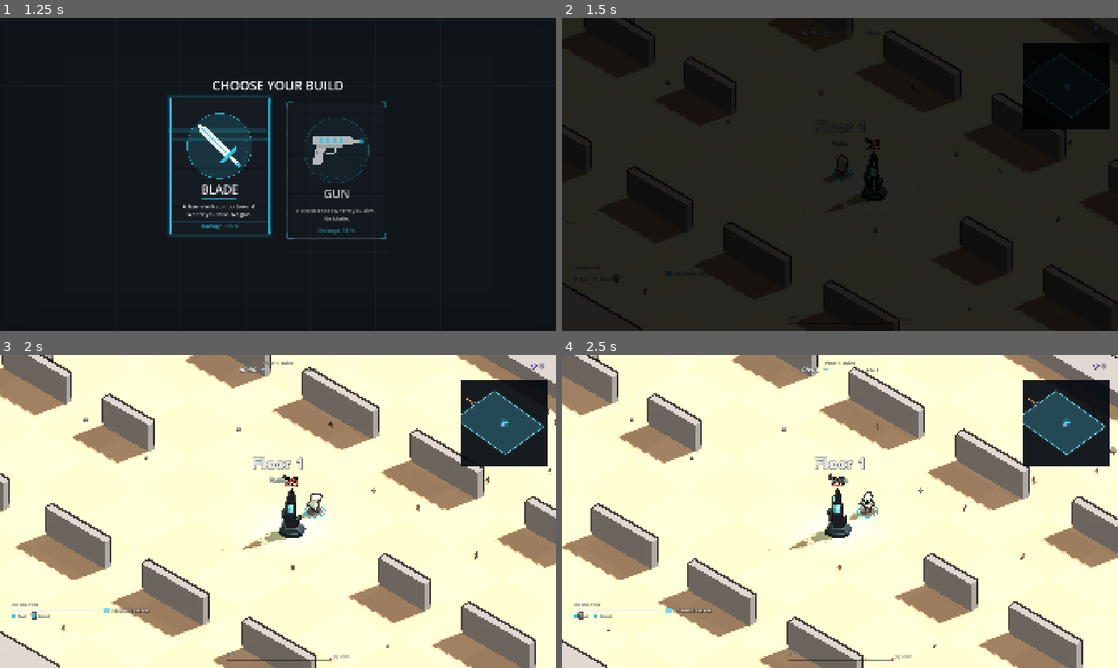
Above: before the commit, frames 1-4 (two rows, left to right).
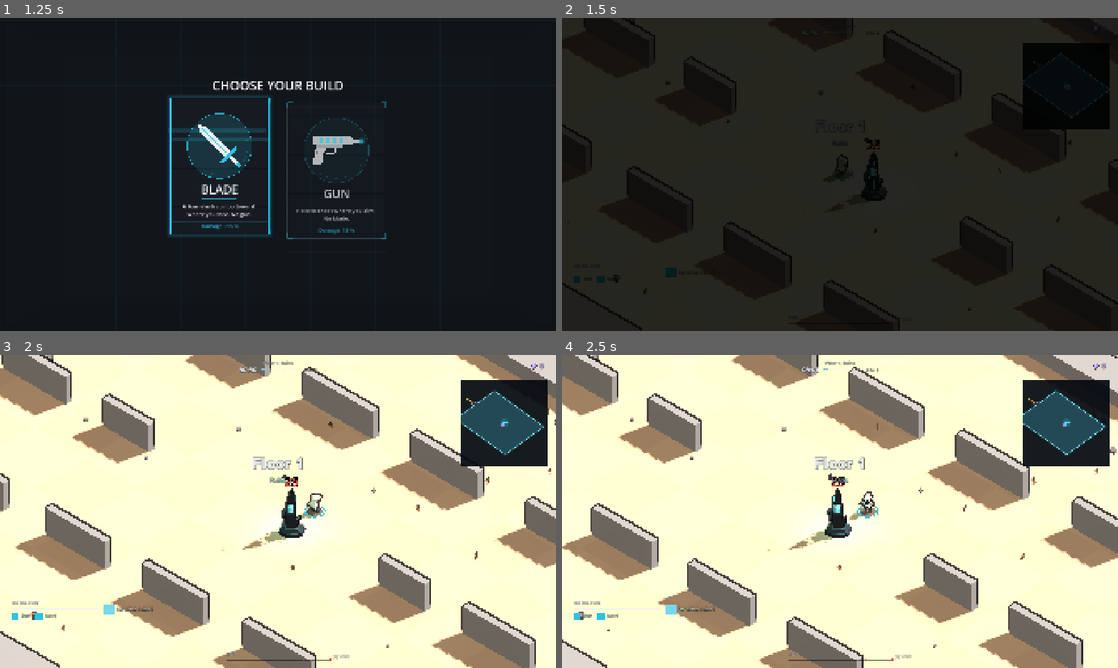
Above: after the commit, the same moments.

Repository: riusprime/zero-depth
Game: Godot game, scene res://src/app/main.tscn
Same seed, same stepped clock (60 frames per second), same inputs: the game is played once before the commit and once after it.
Inputs (mouse positions are in pixels of both pictures, inside the frame that each line leads up to):
- Up to frame 1 (1.25 s): click "PLAY" at 0.5 s
- Up to frame 2 (1.5 s): tap Enter (ui_accept) at 1.25 s; move the mouse to (962, 158) at 1.27 s; hold D (move_right) from 1.28 s (still down); tap Space (dash) at 1.35 s; click (962, 158) at 1.42 s
- Up to frame 3 (2 s): keep holding D (move_right); tap Enter (ui_accept) at 1.52, 1.82 s
- Up to frame 4 (2.5 s): release D (move_right) at 2 s; drag from (728, 527) to (812, 574) at 2.02 s

Frame 1 is identical in both runs. In frame 2, 0.1% of the frame differs, in the area x 2-21%, y 79-85%; in frame 3, 0.5%, in the area x 2-53%, y 41-85%; in frame 4, 0.5%.

Commit message:
v0.3.5 Step UI: owner's HUD and card picks (BARE, FACET), bigger cooldown icons
Owner: "HUD middle but spell cooldowns have to be a bit bigger and card middle as well".
Also widens the new-kinds readable-cause sample to four seeds after the merge (bar unchanged).

Co-Authored-By: Claude Opus 5.5 <noreply@anthropic.com>
Claude-Session: https://claude.ai/code/session_01Ybi1y9EcEtDzJ8CFycqiNq

Diff:
--- a/src/presentation/hud/card_style.gd
+++ b/src/presentation/hud/card_style.gd
@@ -7,14 +7,14 @@
 ## what it means: the item's name, and the rarity as a small faceted mark (CardMark).
 ##
 ## Three looks were shown to the owner as G2 mockups (docs/roadmap/v0.3.5/evidence/card_mockups.png):
-##   FLAT  - square corners, a 1 px outline (the shipped default);
-##   FACET - the same with two opposite corners cut, like the game's chamfered low-poly shapes;
+##   FLAT  - square corners, a 1 px outline;
+##   FACET - the same with two opposite corners cut, like the game's chamfered low-poly shapes (shipped: owner pick, 2026-10-07);
 ##   RULE  - square, no outline; a thin rule along the top edge, in the card's colour.
 ## Swapping is one line: DEFAULT below (or set `CardStyle.current` before the cards are built).
 
 enum Look { FLAT, FACET, RULE }
 
-const DEFAULT := Look.FLAT
+const DEFAULT := Look.FACET
 const BG := Color(0.035, 0.04, 0.05, 0.9)
 const BG_FOCUS := Color(0.075, 0.085, 0.1, 0.95)
 const EDGE := Color(0.8, 0.84, 0.88, 0.3)
--- a/src/presentation/hud/hud.gd
+++ b/src/presentation/hud/hud.gd
@@ -8,7 +8,7 @@
 
 const BAR := Vector2(300, 8)
 ## The dash / utility readiness squares (px).
-const PIP := 12.0
+const PIP := 24.0
 ## The top plate's width (px).
 const TOP_W := 540.0
 ## Floor (PLAN v0.2.0 F, K): a row of icons for the items you carry, a compact item card (on pickup, and as a
--- a/src/presentation/hud/hud_style.gd
+++ b/src/presentation/hud/hud_style.gd
@@ -5,8 +5,8 @@
 ## brackets, end caps) is gone: plain type, thin lines, few elements, colour only where it carries state.
 ##
 ## Three calm directions were shown to the owner as G2 mockups (docs/roadmap/v0.3.5/evidence/hud_mockups.png):
-##   LINE  - no plates; each group sits over one hairline (the shipped default);
-##   BARE  - no plates and no lines: type and bars straight on the game;
+##   LINE  - no plates; each group sits over one hairline;
+##   BARE  - no plates and no lines: type and bars straight on the game (shipped: owner pick, 2026-10-07);
 ##   SLATE - flat, square, translucent dark plates; no lines.
 ## Swapping is one line: DEFAULT below (or set `HudStyle.current` before the HUD is built).
 ##
@@ -23,7 +23,7 @@
 enum Style { LINE, BARE, SLATE }
 
 ## The shipped style (owner picks from the G2 mockups; one constant to swap).
-const DEFAULT := Style.LINE
+const DEFAULT := Style.BARE
 ## Low-HP warning (L24): below this share of max HP the HP bar pulses red (starting value).
 const LOW_HP_PERCENT := 30
 ## Warning pulses per second (starting value).
--- a/src/presentation/hud/kit_hud.gd
+++ b/src/presentation/hud/kit_hud.gd
@@ -7,7 +7,7 @@
 ## - the vent hint, beside the heat meter: "[F] VENT", bright while venting would blast (Hot), dim otherwise.
 ## Reads WorldReader only (EI-07); the keys come from the live bindings (InputRebind), so a remap shows at once.
 
-const PIP := 22.0
+const PIP := 36.0
 const GAP := 16.0
 const FONT_SIZE := 14
 const DIM_ALPHA := 0.4
--- a/tests/unit/presentation/test_hud_style.gd
+++ b/tests/unit/presentation/test_hud_style.gd
@@ -129,7 +129,7 @@
 
 
 func test_the_calm_hud_has_plain_labels_and_thin_bars() -> void:
-	assert_eq(HudStyle.DEFAULT, HudStyle.Style.LINE, "the shipped calm style")
+	assert_eq(HudStyle.DEFAULT, HudStyle.Style.BARE, "the owner's pick (2026-10-07)")
 	var hud := Hud.new()
 	add_child_autofree(hud)
 	hud.sync(WorldReader.new(_world()))
--- a/tests/unit/sim/test_enemy_ai.gd
+++ b/tests/unit/sim/test_enemy_ai.gd
@@ -344,7 +344,7 @@
 func test_every_hit_from_the_new_kinds_has_a_readable_cause() -> void:
 	var damage := 0
 	var causes := {}
-	for s in [3, 4, 5]:
+	for s in [3, 4, 5, 6]:
 		var w := _mixed(s)
 		var bot := FightBot.new(s)
 		var check := ReadableCause.new(w)
@@ -358,6 +358,6 @@
 		causes.merge(check.by_cause)
 		for v: Dictionary in check.violations:
 			fail_test("unreadable hit: %s" % JSON.stringify(v))
-	assert_gt(damage, 20, "hit often enough to mean something")
+	assert_gt(damage, 20, "hit often enough to mean something (%d)" % damage)
 	assert_true(causes.has("CAUSE_ARC_CASTER"), "the Arc Caster landed hits: %s" % [causes])
 	assert_true(causes.has("CAUSE_BOMB_DRONE"), "the Bomb Drone landed hits: %s" % [causes])
Not shown, changed: docs/roadmap/v0.3.5/PROGRESS.md
Not shown, changed: docs/roadmap/v0.3.5/evidence/UI_PASS.md
